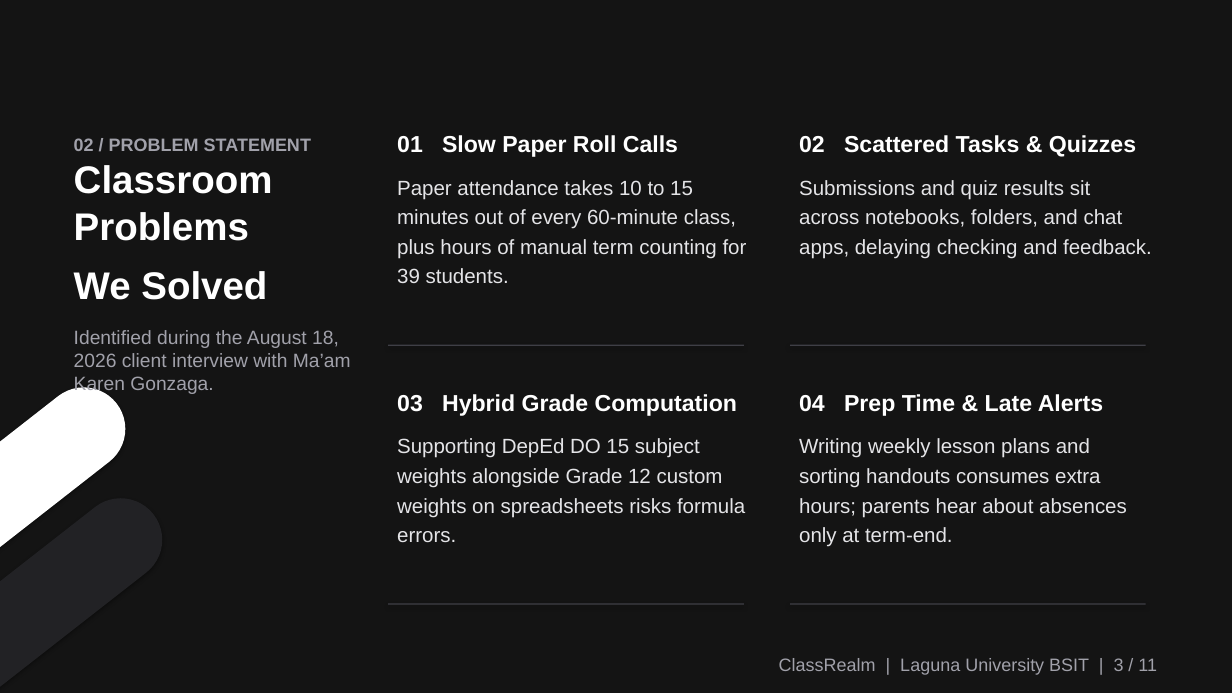
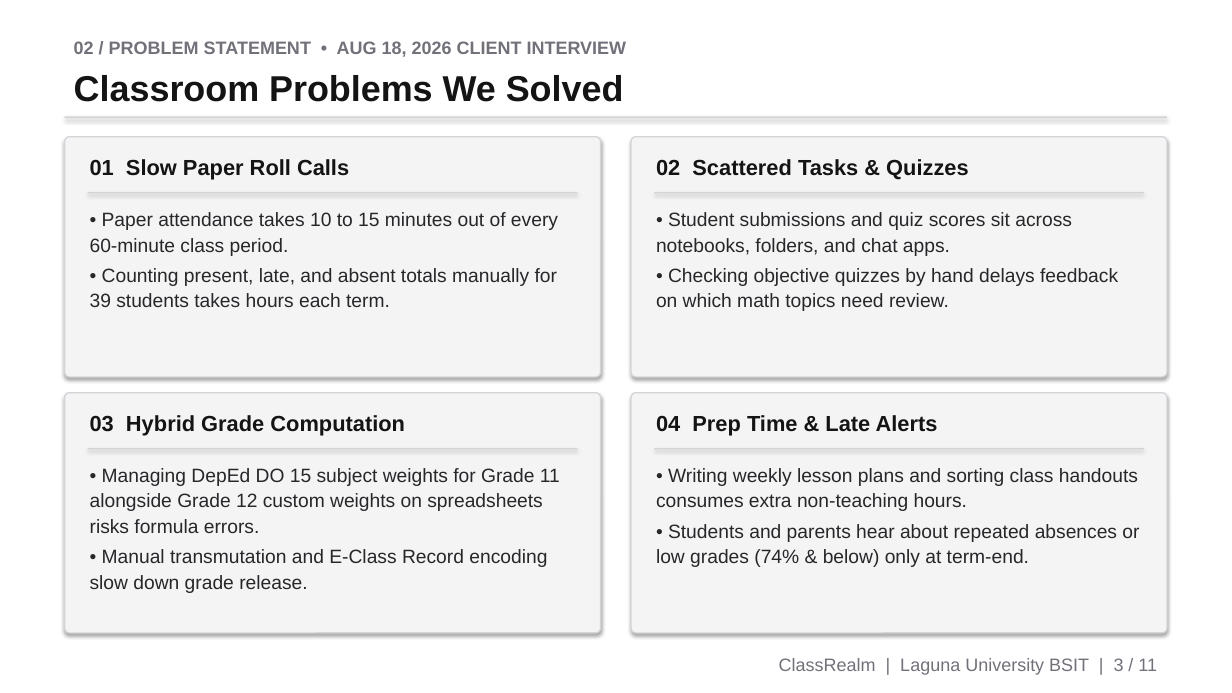
Before and after one commit to ljcalica071-cmd/class_realm01, a slide deck: slide 3 of ClassRealm_Final_Defense_Presentation.pptx. Drawn at 1232x693 pixels with LibreOffice and Linux fonts; fonts in the diff are those of the drawing. Boxes give left, top, right and bottom in pixels: in the first picture for what was removed or moved away, otherwise in the second. Text is boxed around its words. In the diff, an @@ line names an element or a change of style, - is before the commit and + after.

Commit message:
feat: attendance roster lazy loading, validator & auth enhancements, parent/student UI polish, final capstone docs, and update web build

```diff
--- a/ClassRealm_Final_Defense_Presentation.pptx
+++ b/ClassRealm_Final_Defense_Presentation.pptx
@@ background #141414 to #FFFFFF @@
@@ text added at (74, 41, 627, 57), 14 pt, text #71717A, bold @@
+02 / PROBLEM STATEMENT • AUG 18, 2026 CLIENT INTERVIEW
@@ text added at (74, 75, 624, 102), 28 pt, text #141414, bold @@
+Classroom Problems We Solved
@@ rectangle added at (65, 116, 1167, 118), fill #D4D4D8 @@
@@ rounded rectangle added at (65, 137, 601, 377), fill #F4F4F5, outline #D4D4D8 1 pt @@
@@ text removed at (74, 138, 351, 394) @@
-02 / PROBLEM STATEMENT
-Classroom
-Problems
-We Solved
-Identified during the August 18, 2026 client interview with Ma’am Karen Gonzaga.
@@ rounded rectangle added at (631, 137, 1167, 377), fill #F4F4F5, outline #D4D4D8 1 pt @@
@@ text added at (90, 159, 349, 179), 17 pt, text #141414, bold @@
+01 Slow Paper Roll Calls
@@ text added at (656, 159, 969, 179), 17 pt, text #141414, bold @@
+02 Scattered Tasks & Quizzes
@@ rectangle: place and size @@
-rectangle at (790, 345, 1146, 346)
+rectangle at (88, 192, 578, 193)
@@ rectangle at (88, 192, 578, 193): fill #3F3F46 to #D4D4D8 @@
@@ rectangle at (654, 192, 1144, 193): fill #3F3F46 to #D4D4D8 @@
@@ rectangle: place and size @@
-rectangle at (790, 604, 1146, 604)
+rectangle at (654, 192, 1144, 193)
@@ text at (90, 212, 558, 307): text changed; size 16 to 15 pt; text colour #E4E4E7 to #27272A @@
-01 Slow Paper Roll Calls
-Paper attendance takes 10 to 15 minutes out of every 60-minute class, plus hours of manual term counting for 39 students.
+• Paper attendance takes 10 to 15 minutes out of every 60-minute class period.
+• Counting present, late, and absent totals manually for 39 students takes hours each term.
@@ text at (656, 212, 1118, 311): text changed; size 16 to 15 pt; text colour #E4E4E7 to #27272A @@
-02 Scattered Tasks & Quizzes
-Submissions and quiz results sit across notebooks, folders, and chat apps, delaying checking and feedback.
+• Student submissions and quiz scores sit across notebooks, folders, and chat apps.
+• Checking objective quizzes by hand delays feedback on which math topics need review.
@@ rectangle removed at (388, 345, 744, 346) @@
@@ rounded rectangle removed at (0, 371, 142, 618) @@
@@ rounded rectangle added at (65, 393, 601, 633), fill #F4F4F5, outline #D4D4D8 1 pt @@
@@ text added at (90, 415, 405, 435), 17 pt, text #141414, bold @@
+03 Hybrid Grade Computation
@@ rounded rectangle added at (631, 393, 1167, 633), fill #F4F4F5, outline #D4D4D8 1 pt @@
@@ text added at (656, 415, 938, 435), 17 pt, text #141414, bold @@
+04 Prep Time & Late Alerts
@@ rectangle added at (88, 448, 578, 449), fill #D4D4D8 @@
@@ rectangle added at (654, 448, 1144, 449), fill #D4D4D8 @@
@@ text at (90, 468, 560, 593): text changed; size 16 to 15 pt; text colour #E4E4E7 to #27272A @@
-03 Hybrid Grade Computation
-Supporting DepEd DO 15 subject weights alongside Grade 12 custom weights on spreadsheets risks formula errors.
+• Managing DepEd DO 15 subject weights for Grade 11 alongside Grade 12 custom weights on spreadsheets risks formula errors.
+• Manual transmutation and E-Class Record encoding slow down grade release.
@@ text at (656, 468, 1139, 567): text changed; size 16 to 15 pt; text colour #E4E4E7 to #27272A @@
-04 Prep Time & Late Alerts
-Writing weekly lesson plans and sorting handouts consumes extra hours; parents hear about absences only at term-end.
+• Writing weekly lesson plans and sorting class handouts consumes extra non-teaching hours.
+• Students and parents hear about repeated absences or low grades (74% & below) only at term-end.
@@ rounded rectangle removed at (0, 482, 179, 693) @@
@@ rectangle removed at (388, 604, 744, 604) @@
@@ text "ClassRealm | Laguna University BSIT ..." at (779, 658, 1157, 675): text colour #A1A1AA to #71717A @@
```
Also in this commit, not shown: 8 other slides changed, 31 other files.
